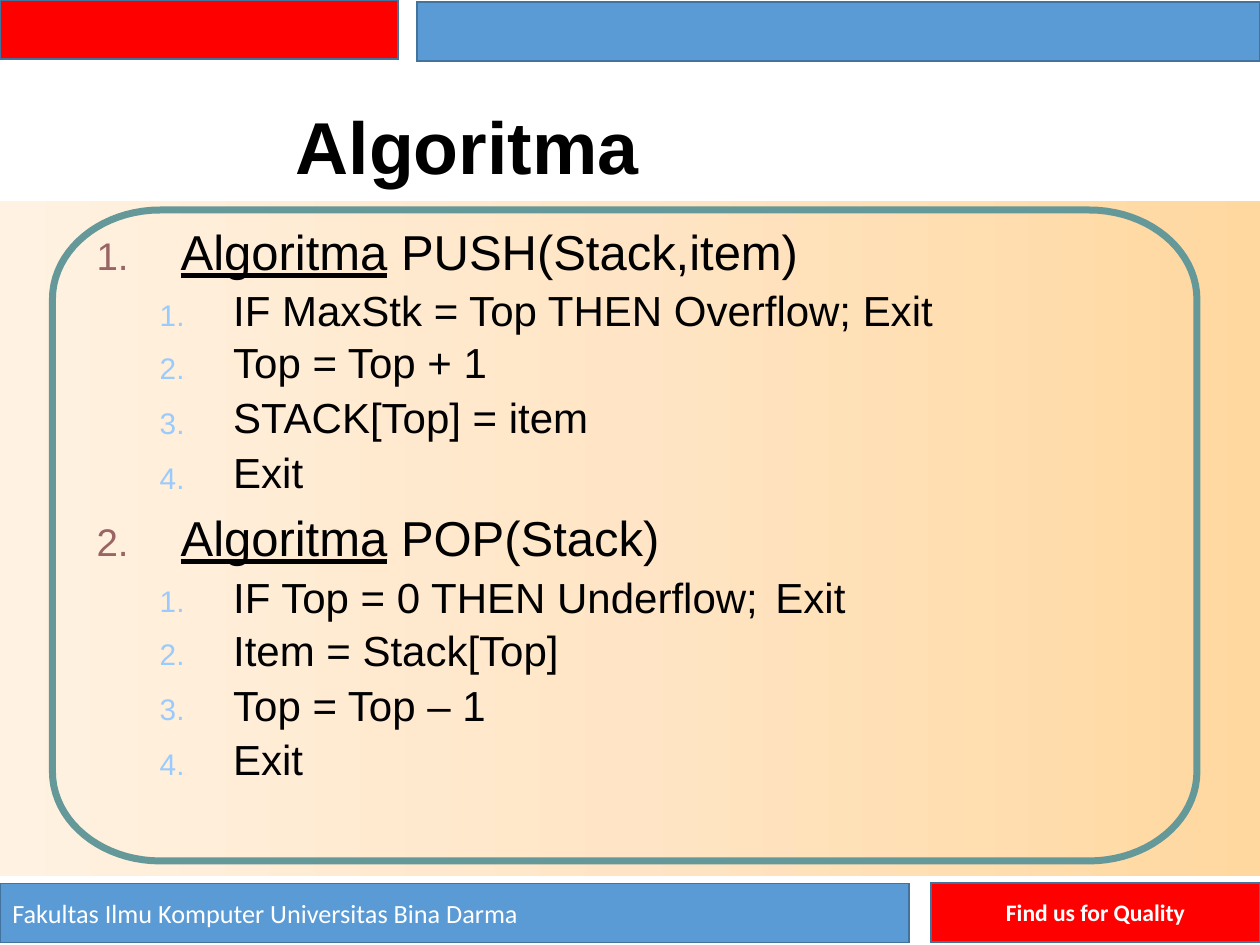
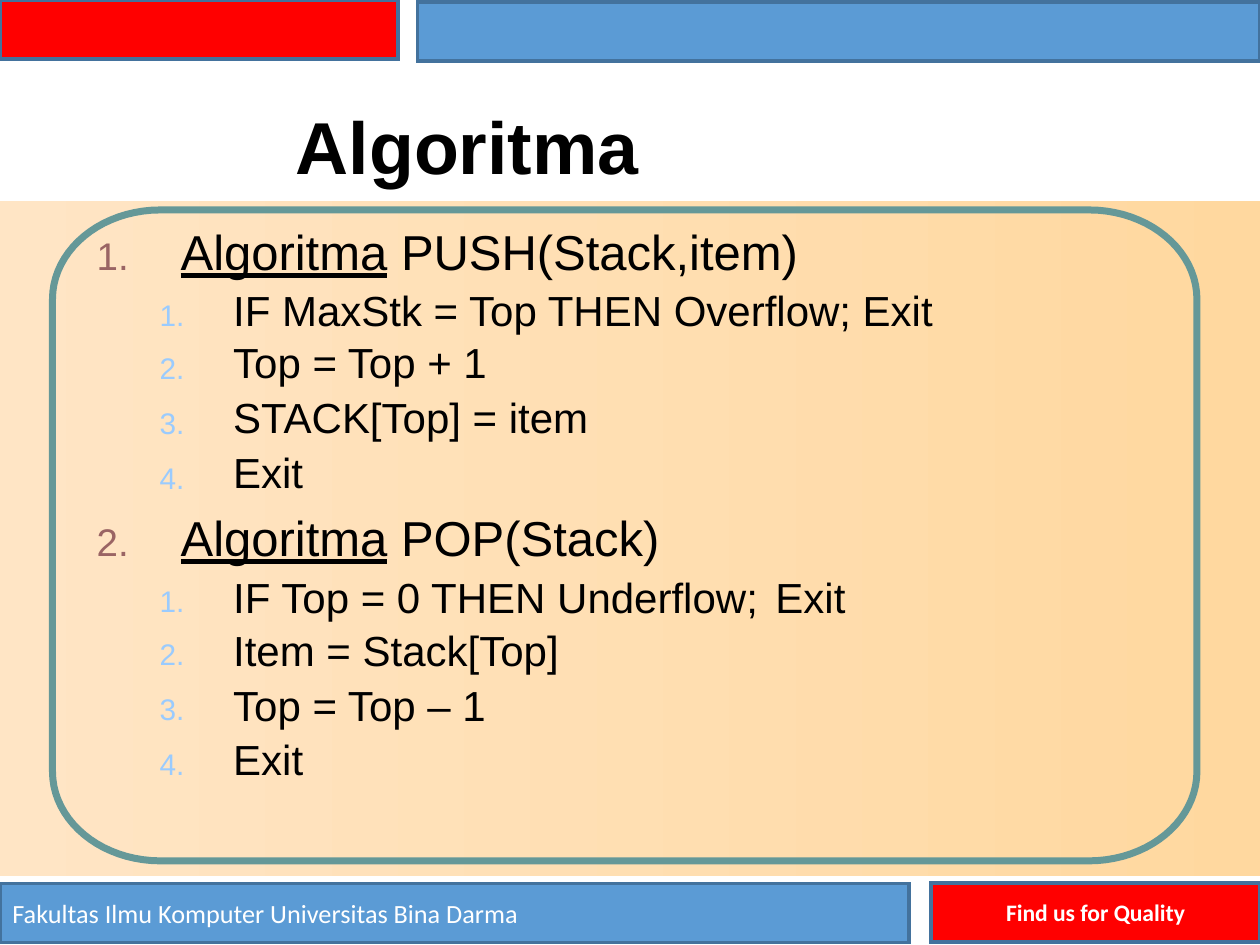
Before and after one commit to ekovegeance-com/docs, a slide deck: slide 8 of Semester 2/Struktur data dan Algoritma lanjutan/SD4-STACK (Tumpukan).pptx. Drawn at 1260x945 pixels with LibreOffice and Linux fonts; fonts in the diff are those of the drawing; background and template pictures are left out. Boxes give left, top, right and bottom in pixels: in the first picture for what was removed or moved away, otherwise in the second. Text is boxed around its words. In the diff, an @@ line names an element or a change of style, - is before the commit and + after.

```diff
--- a/Semester 2/Struktur data dan Algoritma lanjutan/SD4-STACK (Tumpukan).pptx
+++ b/Semester 2/Struktur data dan Algoritma lanjutan/SD4-STACK (Tumpukan).pptx
@@ rectangle at <box>417,3,1260,62</box>: outline #43739E 1 pt to #43729D 2 pt @@
@@ rectangle at <box>0,202,1260,877</box>: fill gradient #FFD8A0 to #FFE6C5 to #FFF2E3 to gradient #FFD89F to #FFE5C5 @@
@@ freeform shape at <box>53,210,1197,862</box>: outline redrawn @@
@@ text "IF MaxStk = Top THEN ..." at <box>233,295,933,489</box>: line spacing 25.6pt to 25.5pt; line spacing 0.96 to 0.95 @@
@@ text "1." at <box>160,305,185,489</box>: line spacing 18.4pt to 18.3pt; line spacing 0.96 to 0.95 @@
@@ text "1." at <box>160,591,185,775</box>: line spacing 18.4pt to 18.3pt; line spacing 0.96 to 0.95 @@
@@ text at <box>233,582,758,776</box>: line spacing 25.6pt to 25.5pt; line spacing 0.96 to 0.95 @@
@@ text "Exit" at <box>775,582,845,614</box>: line spacing 25.6pt to 25.5pt @@
```
Also in this commit, not shown: 28 other slides changed, 2 other files.
